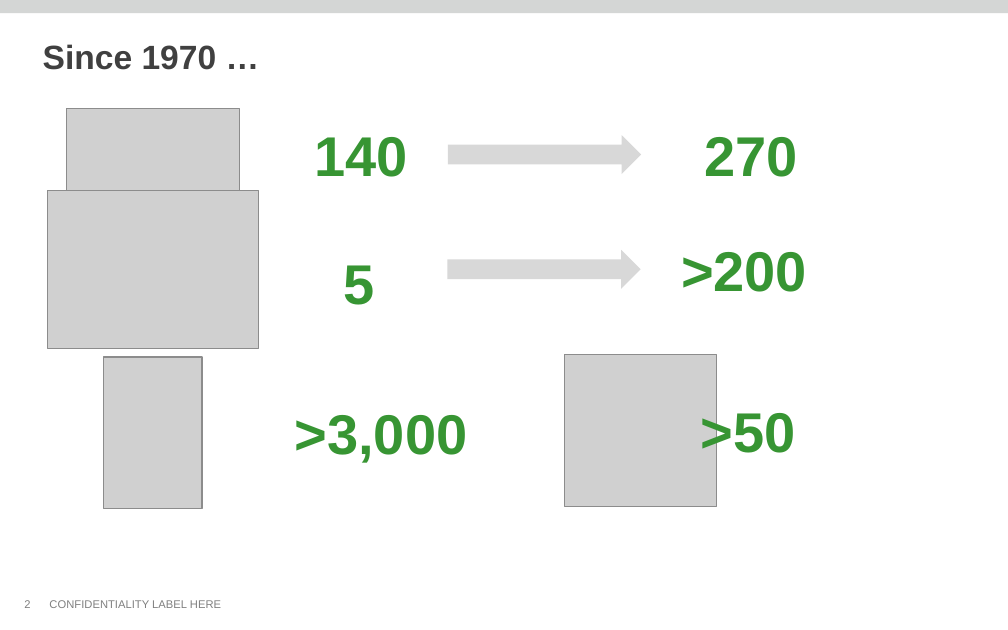
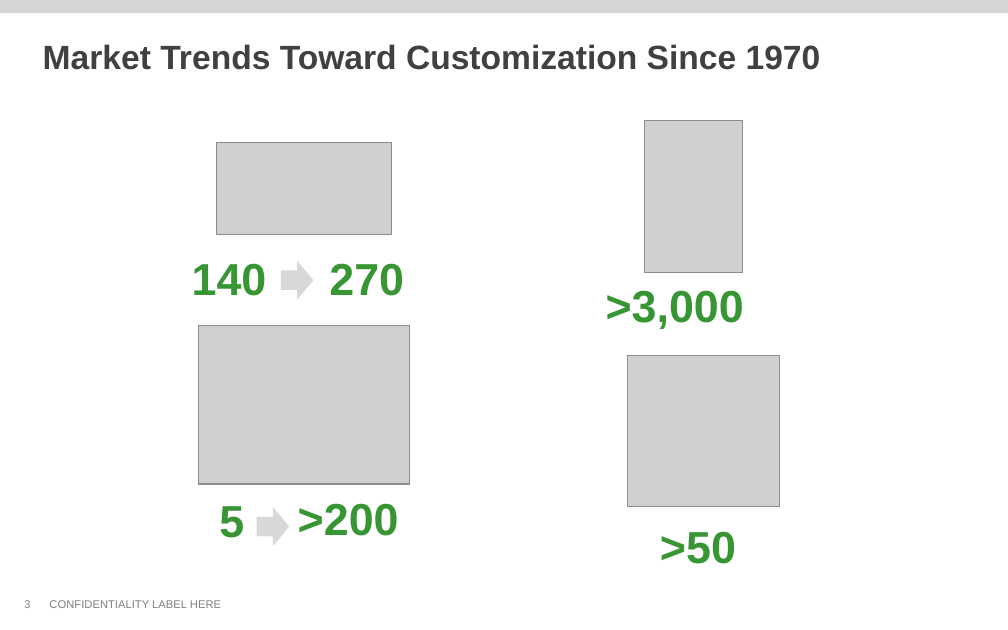
Before and after one commit to thomas-pontikes/greenhouse, a slide deck: slide 3 of CMF.pptx (slide 2 before the commit). Drawn at 1008x630 pixels with LibreOffice and Linux fonts; fonts in the diff are those of the drawing; grey boxes stand for pictures; background and template pictures are left out. Boxes give left, top, right and bottom in pixels: in the first picture for what was removed or moved away, otherwise in the second. Text is boxed around its words. In the diff, an @@ line names an element or a change of style, - is before the commit and + after.

```diff
--- a/CMF.pptx
+++ b/CMF.pptx
@@ title at [43, 44, 821, 70]: text changed @@
-Since 1970 …
+Market Trends Toward Customization Since 1970
@@ picture: place and size @@
-picture at [67, 109, 239, 201]
+picture at [217, 142, 391, 235]
@@ picture: place and size @@
-picture at [104, 357, 203, 509]
+picture at [644, 121, 743, 273]
@@ text "140": place and size @@
-text "140" at [315, 137, 408, 177]
+text "140" at [192, 263, 267, 296]
@@ right arrow: place and size @@
-right arrow at [448, 135, 641, 174]
+right arrow at [281, 261, 313, 300]
@@ text "270": place and size @@
-text "270" at [704, 137, 797, 177]
+text "270" at [329, 263, 404, 296]
@@ right arrow removed at [448, 250, 641, 289] @@
@@ size 40 to 32 pt in 6 elements at [660, 531, 736, 564], [192, 263, 267, 296], [329, 263, 404, 296], [219, 506, 244, 538], [298, 503, 399, 536], [606, 290, 744, 329] @@
@@ text ">3,000": place and size @@
-text ">3,000" at [295, 415, 468, 463]
+text ">3,000" at [606, 290, 744, 329]
@@ picture: place and size @@
-picture at [47, 191, 258, 349]
+picture at [199, 326, 409, 484]
@@ picture: place and size @@
-picture at [564, 355, 717, 507]
+picture at [628, 355, 780, 507]
@@ text "5": place and size @@
-text "5" at [343, 265, 374, 305]
+text "5" at [219, 506, 244, 538]
@@ right arrow added at [257, 507, 289, 546], fill #D8D8D8 @@
@@ text ">200": place and size @@
-text ">200" at [681, 252, 807, 292]
+text ">200" at [298, 503, 399, 536]
@@ text ">50": place and size @@
-text ">50" at [701, 408, 796, 462]
+text ">50" at [660, 531, 736, 564]
```
Also in this commit, not shown: 4 other slides changed, 5 slides added, 22 slides removed.
